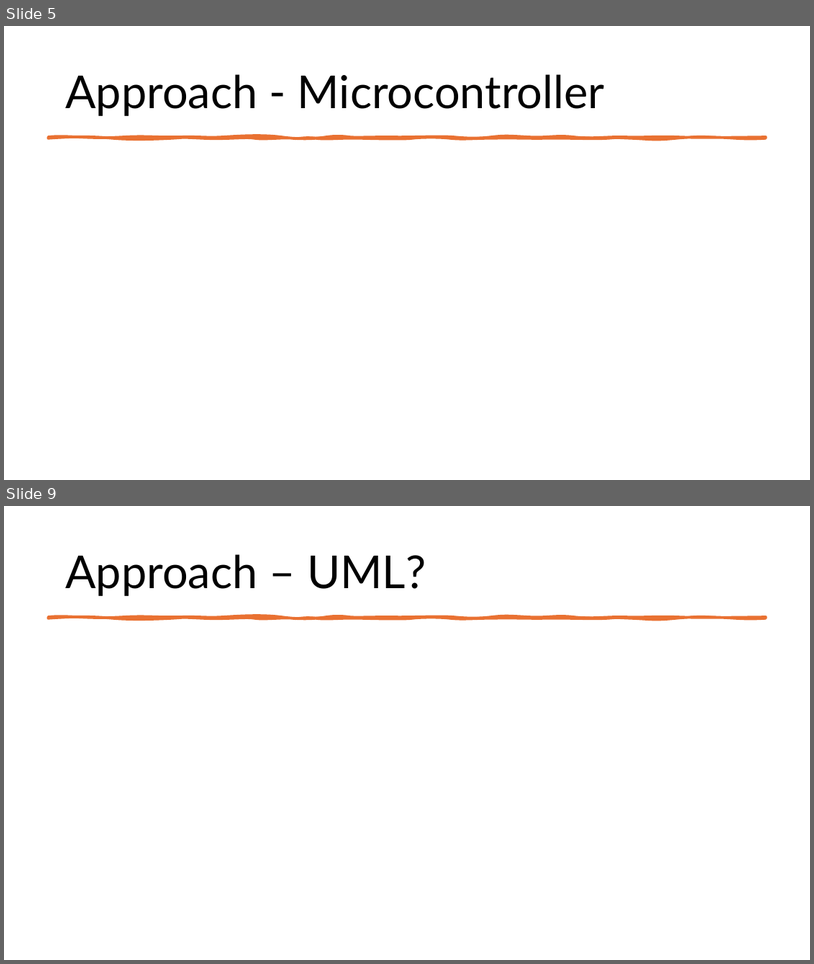
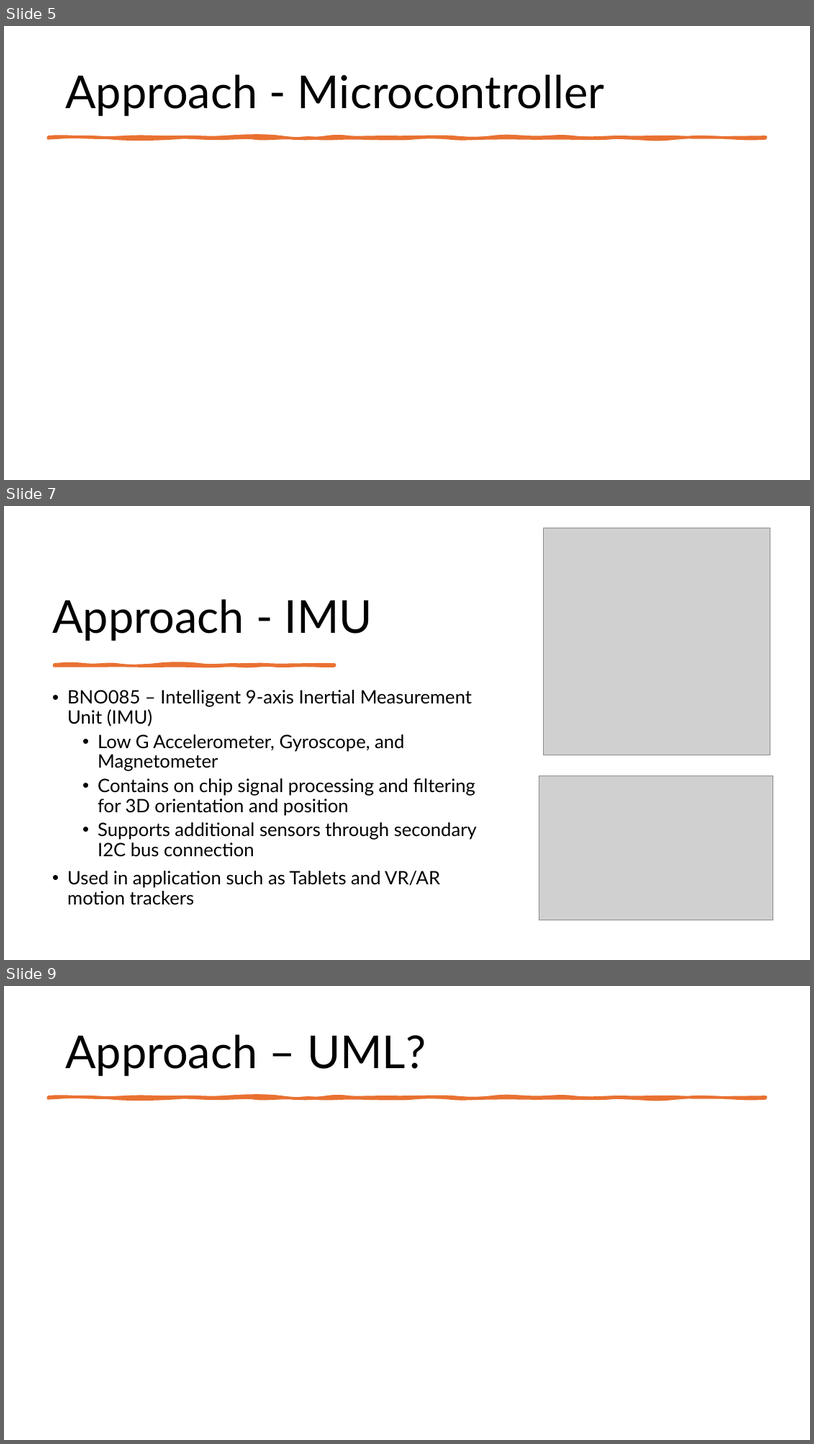
Before and after one commit to Tannyr-Singleterry/ECE590_SeniorDesign, a slide deck: Documents/FInal Presentation/Final_Presentation.pptx. Shown one above the other, each under a label of ours: slides 5 and 9 before the commit, slides 5, 7 and 9 after it; the slides between them are not shown. The pictures are 814x964 and 814x1444 pixels, drawn with LibreOffice and Linux fonts; fonts in the diff are those of the drawing; grey boxes stand for pictures. Boxes give left, top, right and bottom in pixels: in the first picture for what was removed or moved away, otherwise in the second. Text is boxed around its words. In the diff, an @@ line names an element or a change of style, - is before the commit and + after.

Commit message:
Presentation changes ethan/gannon

```diff
--- a/Documents/FInal Presentation/Final_Presentation.pptx
+++ b/Documents/FInal Presentation/Final_Presentation.pptx
@@ slide 7 added at (4,506,810,960), background #FFFFFF @@
@@ picture added at (543,528,771,754) @@
@@ title added at (52,599,373,641), 54 pt, text #000000 @@
+Approach - IMU
@@ freeform shape added at (54,664,335,666), fill #E97132, outline #E97132 3.25 pt @@
@@ text added at (67,690,477,905), 22 pt, text #000000 @@
+• BNO085 – Intelligent 9-axis Inertial Measurement Unit (IMU)
+  • Low G Accelerometer, Gyroscope, and Magnetometer
+  • Contains on chip signal processing and filtering for 3D orientation and position
+  • Supports additional sensors through secondary I2C bus connection
+• Used in application such as Tablets and VR/AR motion trackers
@@ picture added at (540,776,774,920) @@
```
Also in this commit, not shown: 1 slide changed, 2 other slides added, 3 slides removed, 1 other file.
